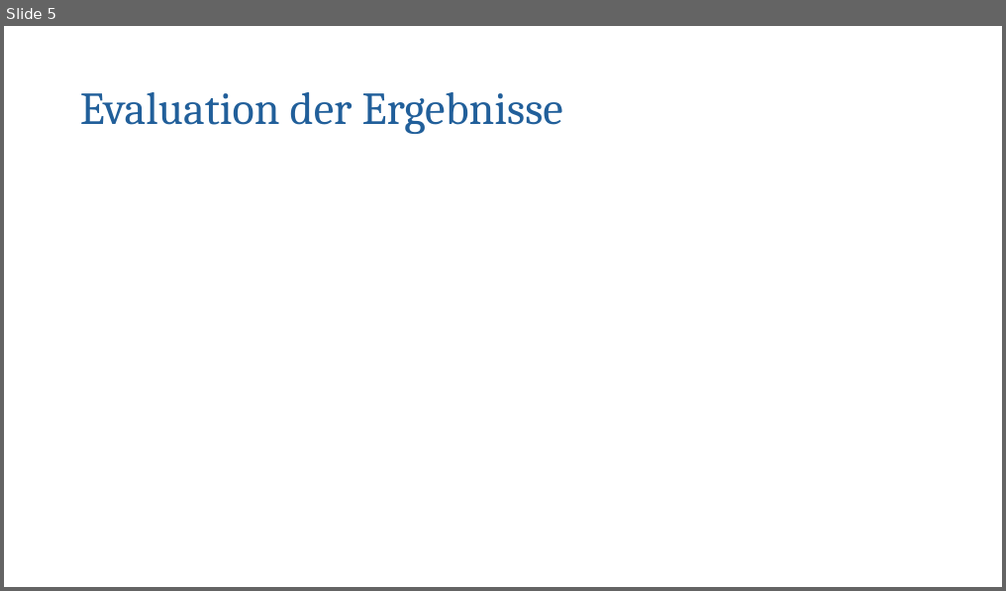
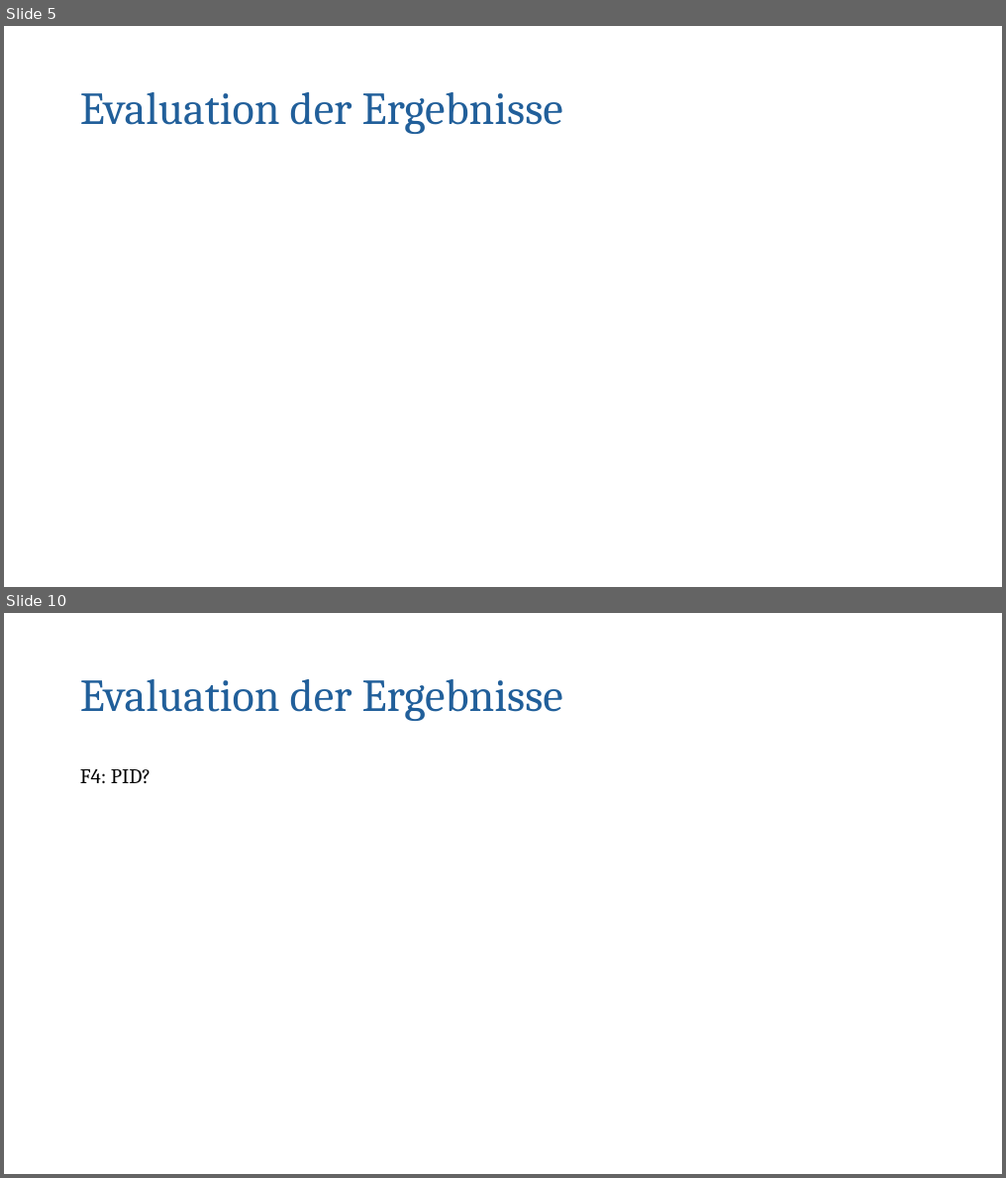
Before and after one commit to charlotte-strg/IMU_Audit, a slide deck: MA_files/MA-Präsentation_Charlotte_Strang.pptx. Shown one above the other, each under a label of ours: slide 5 before the commit, slides 5 and 10 after it; the slides between them are not shown. The pictures are 1006x591 and 1006x1178 pixels, drawn with LibreOffice and Linux fonts; fonts in the diff are those of the drawing. Boxes give left, top, right and bottom in pixels: in the first picture for what was removed or moved away, otherwise in the second. Text is boxed around its words. In the diff, an @@ line names an element or a change of style, - is before the commit and + after.

```diff
--- a/MA_files/MA-Präsentation_Charlotte_Strang.pptx
+++ b/MA_files/MA-Präsentation_Charlotte_Strang.pptx
@@ slide 10 added at [4,613,1002,1174], background #FFFFFF @@
@@ title added at [80,679,563,721], 44 pt, text #215F9A @@
+Evaluation der Ergebnisse
@@ text added at [80,769,151,783], 20 pt, text #000000 @@
+F4: PID?
```
Also in this commit, not shown: 5 other slides added, 1 slide removed, 16 other files.
